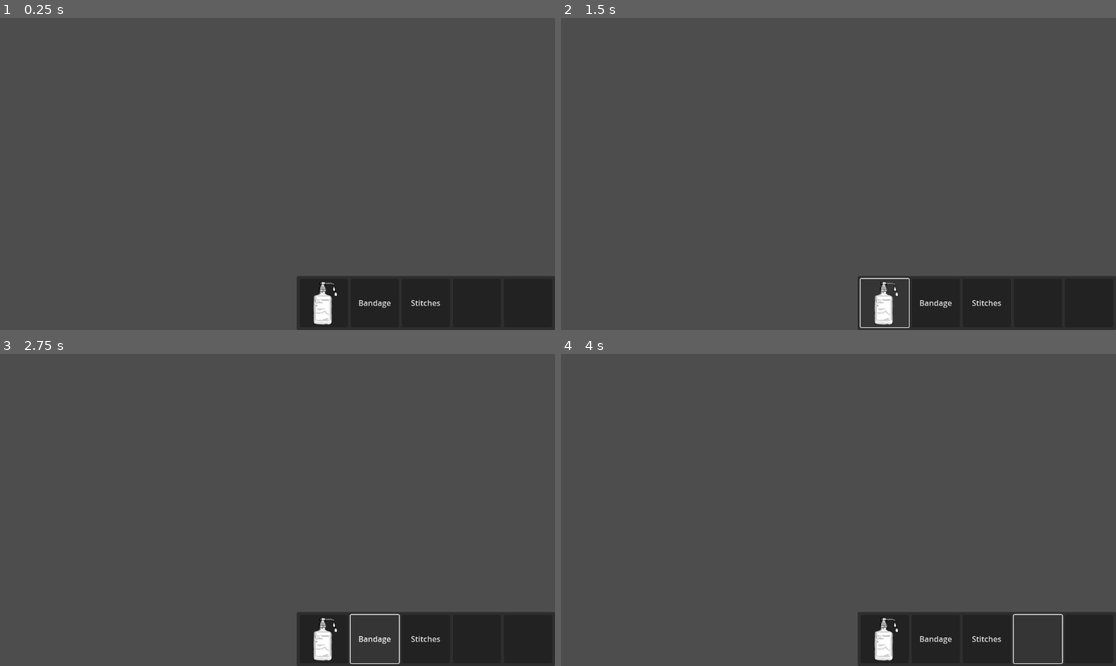
Above: before the commit, frames 1-4 (two rows, left to right).
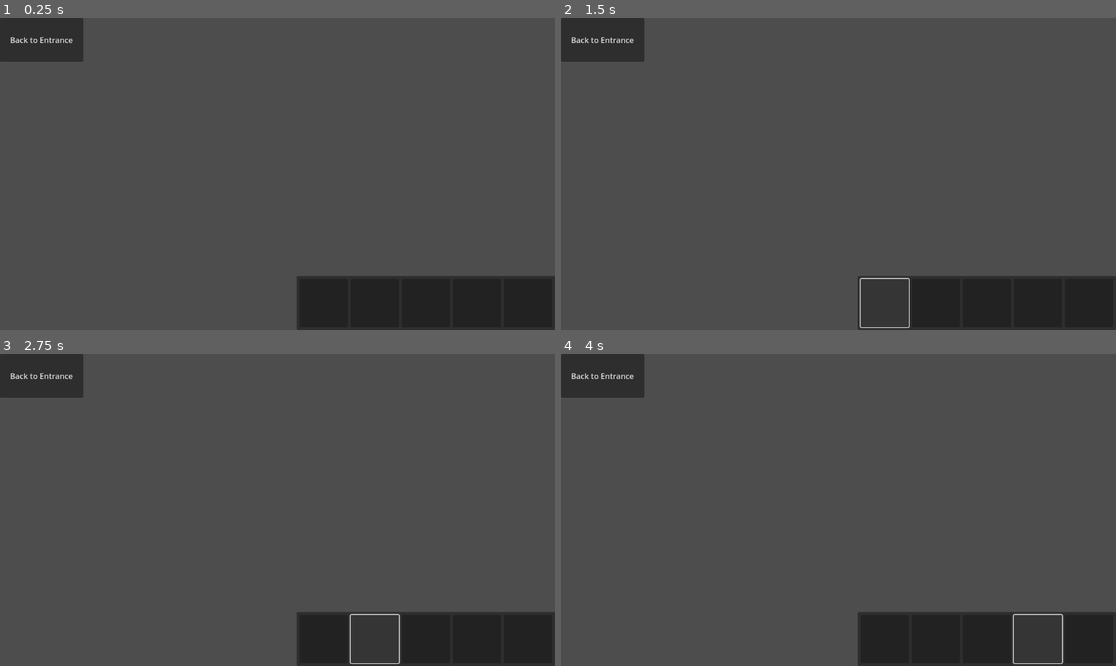
Above: after the commit, the same moments.

Repository: 12wdog/Triage
Game: Godot game, scene res://scenes/doctor/doctor.tscn
The game is run twice, just before and just after one commit, with the same random seed, the same clock (stepped at 60 frames per second) and the same inputs. This scene is started directly instead of the project's main scene.
Inputs (mouse positions are in pixels of both pictures, inside the frame that each line leads up to):
- Up to frame 1 (0.25 s): no input
- Up to frame 2 (1.5 s): click (605, 39) at 0.5 s, where only the run after the commit has a clickable "Back to Entrance"; click (882, 301) at 1.25 s
- Up to frame 3 (2.75 s): click (377, 637) at 2 s
- Up to frame 4 (4 s): click (988, 637) at 2.75 s; click (1038, 637) at 3.5 s

The runs differ from the first frame. In frame 1, 2.6% of the frame differs, in the area x 0-80%, y 0-99%; in frame 2, 2.6%; in frame 3, 2.6%; in frame 4, 2.6%.

Commit message:
fixed stuff and added more

Diff:
--- a/scenes/doctor/doctor.gd
+++ b/scenes/doctor/doctor.gd
@@ -1,5 +1,7 @@
 extends Control
 class_name Doctor
+
+signal return_to_landing()
 
 const button_size : float = 100.0
 
@@ -10,6 +12,8 @@
 	$PanelContainer/MarginContainer/HBoxContainer/Inv4,
 	$PanelContainer/MarginContainer/HBoxContainer/Inv5
 ]
+@onready var return_button : Button = $ReturnButton
+
 var inventory_used : int = 0
 var selected_item : MedicineData = null
 var selected_item_id : int = -1
@@ -23,9 +27,8 @@
 		button.inv_used.connect(select_item)
 		i += 1
 
-	add_item(Data.recall("serum"))
-	add_item(Data.recall("bandage"))
-	add_item(Data.recall("stitches"))
+	return_button.pressed.connect(func() : return_to_landing.emit())
+
 
 func add_item(item: MedicineData) -> bool:
 	if inventory_used + item.size > 5: return false
--- a/scenes/doctor/doctor.tscn
+++ b/scenes/doctor/doctor.tscn
@@ -70,3 +70,9 @@
 expand_icon = true
 script = ExtResource("3_ow3c1")
 metadata/_custom_type_script = "uid://dxaqadg0f4qv6"
+
+[node name="ReturnButton" type="Button" parent="."]
+layout_mode = 0
+offset_right = 173.0
+offset_bottom = 91.0
+text = "Back to Entrance"
--- a/scenes/gameplay/game.gd
+++ b/scenes/gameplay/game.gd
@@ -8,10 +8,19 @@
 @onready var rng := RandomNumberGenerator.new()
 @onready var display : PatientUI = preload("res://scenes/patient/patient_ui.tscn").instantiate()
 
+@onready var landing : Landing = preload("res://scenes/landing/landing.tscn").instantiate()
+@onready var cabinet : MedicineCabinet = preload("res://scenes/medicine_cabinet/medicine_cabinet.tscn").instantiate()
 var patients : Array[Patient] = []
 var backlog : Array[PatientData] = []
 
 var medicine : MedicineData
+
+func initialize_landing() -> void:
+	landing.zone_click.connect(go_to)
+	add_child(landing)
+
+func initiate_cabinet() -> void:
+	add_child(cabinet)
 
 func initialize_patient() -> void:
 	for i in range(3):
@@ -29,14 +38,16 @@
 	for patient in range(state[0]):
 		var num_injuries : int = rng.randi_range(state[1], state[2])
 		backlog.append(PatientRandomizer.make(str(patient), num_injuries))
+		print(str("Made bed ", patient))
 
 func populate_bed(bed : int = -1):
+	print(str("Populating bed ", bed))
 	if backlog.is_empty(): return
 	if patients.all(func(p): return p != null and p.patient_data != null): return
 
 	if bed < 0:
 		bed = rng.randi_range(0, 2)
-		while patients[bed] != null:
+		while patients[bed].patient_data != null:
 			bed = rng.randi_range(0, 2)
 	patients[bed].patient_data = backlog[0]
 	patients[bed].populate()
@@ -46,7 +57,38 @@
 	for patient in patients:
 		patient.visible = false
 
+	write_to_display("")
+	display.visible = true
+	landing.visible = false
+	cabinet.visible = false
 	patients[bed].visible = true
+
+func go_to(location_name : String) -> void:
+	match location_name.to_upper():
+		"BED1":
+			go_to_bed(0)
+		"BED2":
+			go_to_bed(1)
+		"BED3":
+			go_to_bed(2)
+		"CABINET":
+			go_to_cabinet()
+
+func go_to_landing() -> void:
+	for patient in patients:
+		patient.visible = false
+
+	display.visible = false
+	cabinet.visible = false
+	landing.visible = true
+
+func go_to_cabinet() -> void:
+	for patient in patients:
+		patient.visible = false
+
+	display.visible = false
+	cabinet.visible = true
+	landing.visible = false
 
 func write_to_display(text : String) -> void:
 	display.write(text)
--- /dev/null
+++ b/scenes/landing/landing.gd
@@ -0,0 +1,20 @@
+extends Node2D
+class_name Landing
+
+signal zone_click(item_name : String)
+
+@onready var cabinet : Area2D = $Selections/Cabinet
+@onready var bed1 : Area2D = $Selections/Bed1
+@onready var bed2 : Area2D = $Selections/Bed2
+@onready var bed3 : Area2D = $Selections/Bed3
+
+func _ready():
+	for item in [cabinet, bed1, bed2, bed3]:
+		item.input_event.connect(func(_viewport, event, _shape_idx): input_event(item, event))
+
+func input_event(item : Area2D, event : InputEvent):
+	if event is InputEventMouseButton \
+	and event.button_index == MouseButton.MOUSE_BUTTON_LEFT \
+	and event.pressed \
+	and not event.double_click:
+		zone_click.emit(item.name)
--- /dev/null
+++ b/scenes/landing/landing.tscn
@@ -0,0 +1,49 @@
+[gd_scene load_steps=7 format=3 uid="uid://bh1dlhtr5uvgw"]
+
+[ext_resource type="Script" uid="uid://behviac7se6ol" path="res://scenes/landing/landing.gd" id="1_adj6j"]
+[ext_resource type="Texture2D" uid="uid://b4x3gt0o87cde" path="res://textures/landing/landing_temp.jpg" id="1_t3xi6"]
+
+[sub_resource type="RectangleShape2D" id="RectangleShape2D_adj6j"]
+size = Vector2(385, 499)
+
+[sub_resource type="RectangleShape2D" id="RectangleShape2D_g75h7"]
+size = Vector2(246, 140)
+
+[sub_resource type="RectangleShape2D" id="RectangleShape2D_3cvo1"]
+size = Vector2(273, 148)
+
+[sub_resource type="RectangleShape2D" id="RectangleShape2D_gt4mu"]
+size = Vector2(210, 220.5)
+
+[node name="Landing" type="Node2D"]
+script = ExtResource("1_adj6j")
+
+[node name="Sprite2D" type="Sprite2D" parent="."]
+scale = Vector2(0.6166667, 0.6166667)
+texture = ExtResource("1_t3xi6")
+
+[node name="Selections" type="Node2D" parent="."]
+
+[node name="Cabinet" type="Area2D" parent="Selections"]
+
+[node name="CollisionShape2D" type="CollisionShape2D" parent="Selections/Cabinet"]
+position = Vector2(-217.5, -6.5)
+shape = SubResource("RectangleShape2D_adj6j")
+
+[node name="Bed1" type="Area2D" parent="Selections"]
+
+[node name="CollisionShape2D" type="CollisionShape2D" parent="Selections/Bed1"]
+position = Vector2(114, 72)
+shape = SubResource("RectangleShape2D_g75h7")
+
+[node name="Bed2" type="Area2D" parent="Selections"]
+
+[node name="CollisionShape2D" type="CollisionShape2D" parent="Selections/Bed2"]
+position = Vector2(228, 102)
+shape = SubResource("RectangleShape2D_3cvo1")
+
+[node name="Bed3" type="Area2D" parent="Selections"]
+
+[node name="CollisionShape2D" type="CollisionShape2D" parent="Selections/Bed3"]
+position = Vector2(419, 149.25)
+shape = SubResource("RectangleShape2D_gt4mu")
--- a/scenes/manager/manager.gd
+++ b/scenes/manager/manager.gd
@@ -9,12 +9,11 @@
 
 func _ready() -> void:
 	game_setup(0)
-	#game.initialize_random([1, 4, 7])
 
 	for patient in game.backlog:
 		print(patient)
 
-	game.go_to_bed(0)
+	landing()
 
 func cleanup() -> void:
 	var children = get_children()
@@ -29,11 +28,13 @@
 	add_child(game)
 	add_child(doctor_canvas)
 	doctor_canvas.add_child(doctor)
+	doctor.return_to_landing.connect(landing)
 
 	game.request_medicine.connect(medicine_request)
 	game.use_medicine.connect(remove_medicine)
 
 	game.initialize_patient()
+	game.initialize_landing()
 	game.initialize_random(days.data[day])
 
 	in_game = true
@@ -60,5 +61,12 @@
 	if !in_game: return
 	if game.backlog.is_empty(): return
 
-	game.populate_bed()
-	await get_tree().create_timer(30).timeout
+	game.populate_bed(0)
+	#await get_tree().create_timer(30).timeout
+
+func landing() -> void:
+	doctor.return_button.visible = false
+	game.go_to_landing()
+
+func _physics_process(_delta):
+	doctor.return_button.visible = game.display.visible || game.cabinet.visible
--- /dev/null
+++ b/scenes/medicine_cabinet/medicine_cabinet.gd
@@ -0,0 +1,2 @@
+extends Node2D
+class_name MedicineCabinet
--- /dev/null
+++ b/scenes/medicine_cabinet/medicine_cabinet.tscn
@@ -0,0 +1,6 @@
+[gd_scene load_steps=2 format=3 uid="uid://bursbv5r1lk28"]
+
+[ext_resource type="Script" uid="uid://keryws2mk3wy" path="res://scenes/medicine_cabinet/medicine_cabinet.gd" id="1_h5ktj"]
+
+[node name="MedicineCabinet" type="Node2D"]
+script = ExtResource("1_h5ktj")
--- a/scenes/patient/patient.gd
+++ b/scenes/patient/patient.gd
@@ -279,3 +279,9 @@
 
 	# If we got here, no injuries remain → emit signal
 	cured.emit(id)
+
+func _physics_process(_delta):
+	if patient_data:
+		$PatientVisual.visible = true
+	else:
+		$PatientVisual.visible = false
Not shown, added: scenes/landing/landing.gd.uid
Not shown, added: scenes/medicine_cabinet/medicine_cabinet.gd.uid
Binary file added: textures/landing/landing_temp.jpg
Not shown, added: textures/landing/landing_temp.jpg.import
